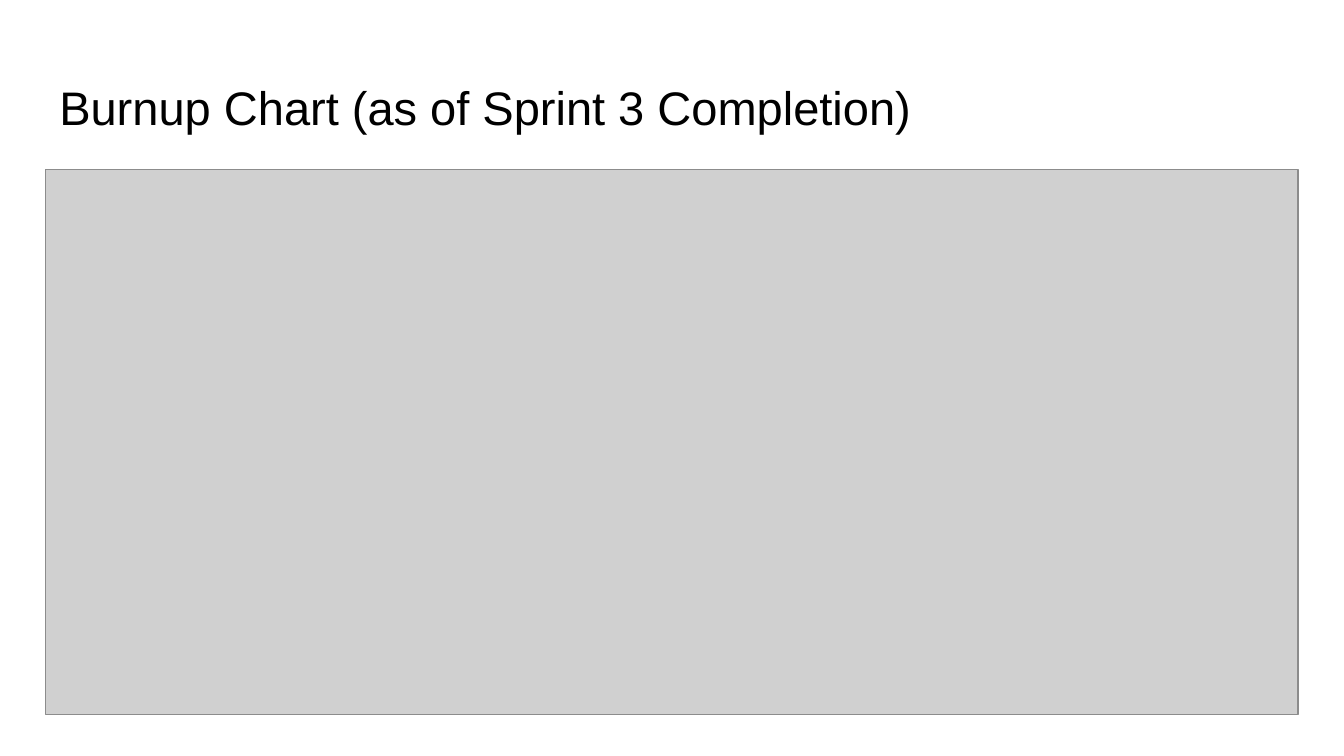
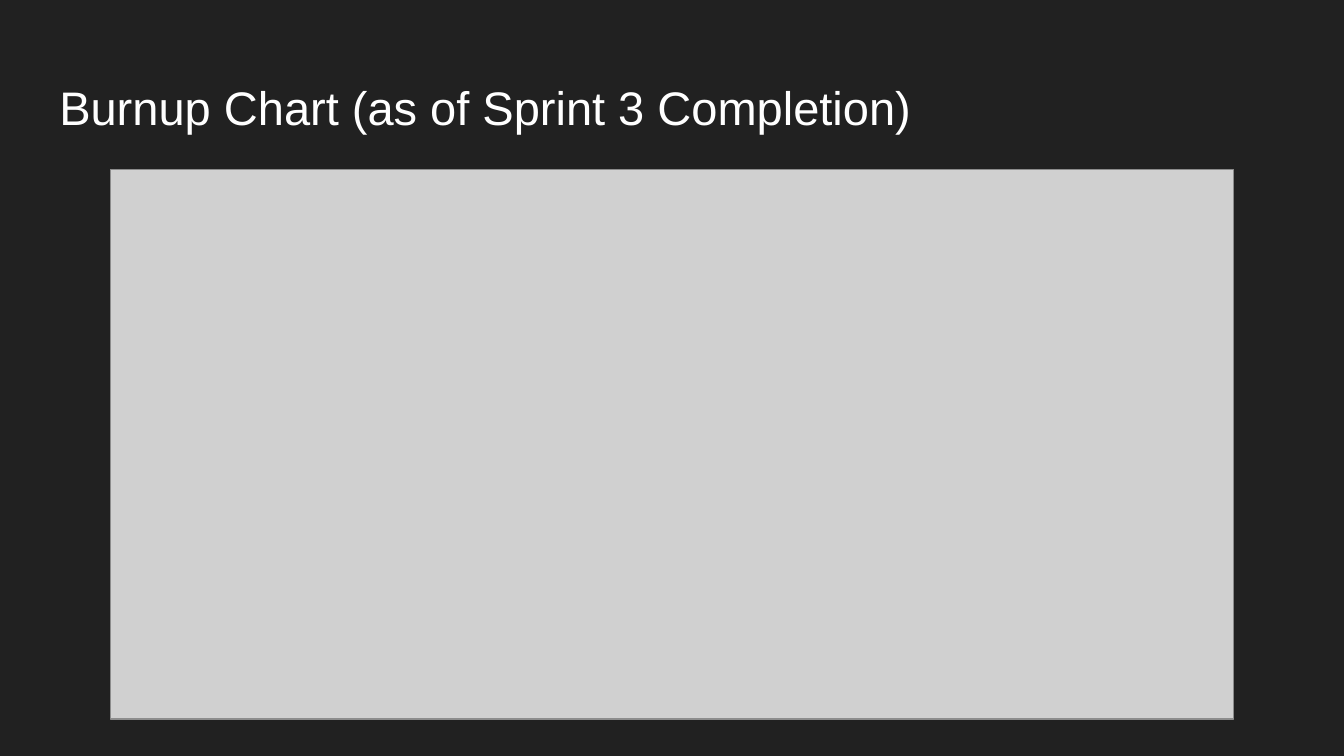
Before and after one commit to Asetka/Stocko, a slide deck: slide 5 of sprint_deliverables/Sprint3Deliverables/Stocko Sprint 3.pptx. Drawn at 1344x756 pixels with LibreOffice and Linux fonts; fonts in the diff are those of the drawing; grey boxes stand for pictures; background and template pictures are left out. Boxes give left, top, right and bottom in pixels: in the first picture for what was removed or moved away, otherwise in the second. Text is boxed around its words. In the diff, an @@ line names an element or a change of style, - is before the commit and + after.

```diff
--- a/sprint_deliverables/Sprint3Deliverables/Stocko Sprint 3.pptx
+++ b/sprint_deliverables/Sprint3Deliverables/Stocko Sprint 3.pptx
@@ background #FFFFFF to #212121 @@
@@ title "Burnup Chart (as of Sprint ..." at bbox=[59, 91, 910, 134]: text colour #000000 to #FFFFFF @@
@@ picture: place and size @@
-picture at bbox=[46, 169, 1298, 715]
+picture at bbox=[110, 169, 1234, 719]
```
Also in this commit, not shown: 9 other slides changed, 1 slide added, 2 slides removed, 2 other files.
